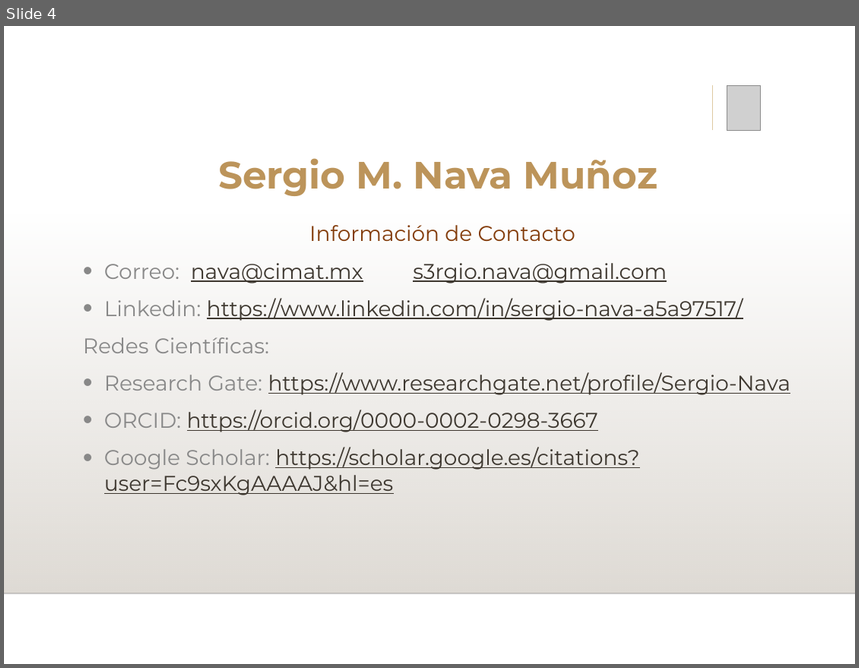
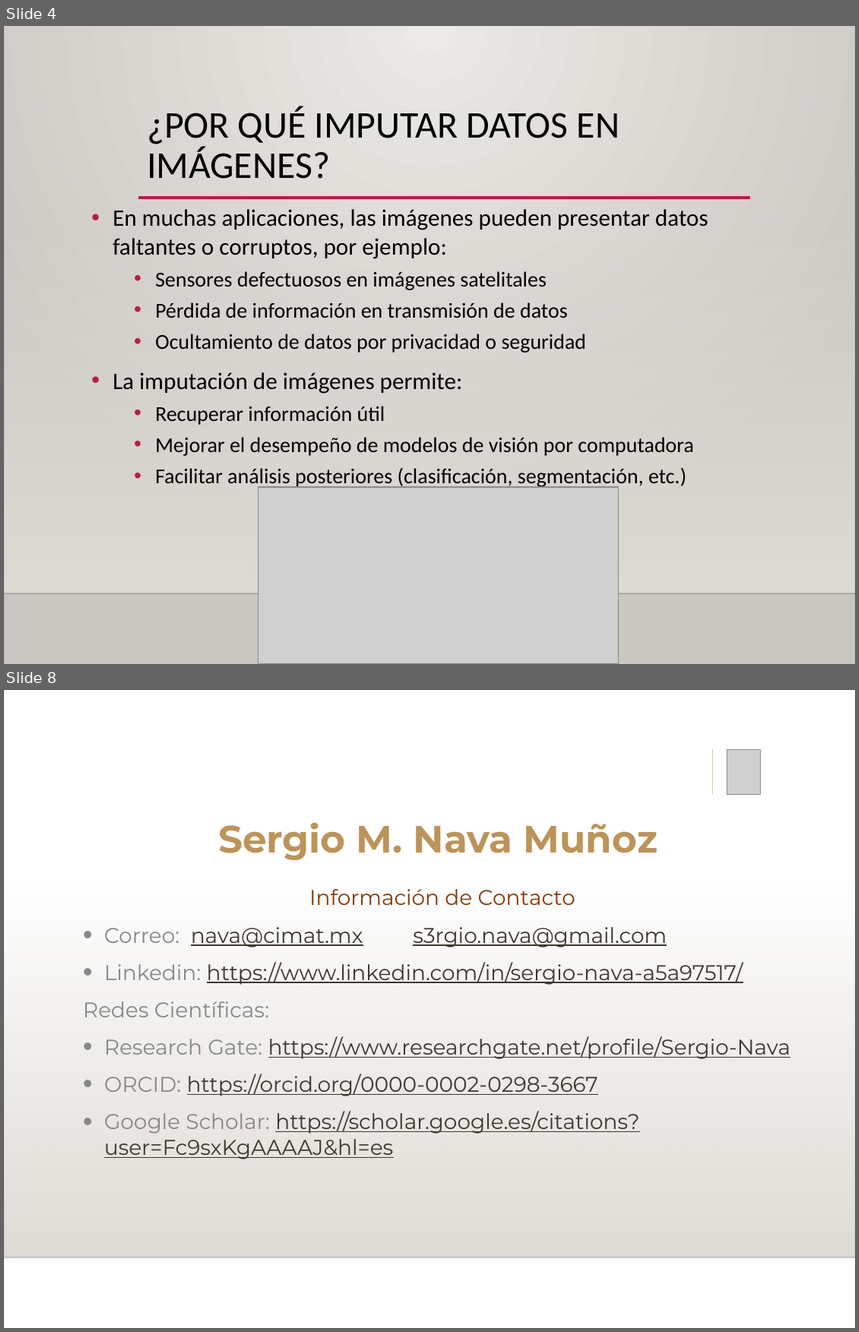
Before and after one commit to NavaSergio/Docencia_varios, a slide deck: SeminarioProyectos1/Presentación SMNM.pptx. Shown one above the other, each under a label of ours: slide 4 before the commit, slides 4 and 8 after it; the slides between them are not shown. The pictures are 859x668 and 859x1332 pixels, drawn with LibreOffice and Linux fonts; fonts in the diff are those of the drawing; grey boxes stand for pictures; background and template pictures are left out. Boxes give left, top, right and bottom in pixels: in the first picture for what was removed or moved away, otherwise in the second. Text is boxed around its words. In the diff, an @@ line names an element or a change of style, - is before the commit and + after.

```diff
--- a/SeminarioProyectos1/Presentación SMNM.pptx
+++ b/SeminarioProyectos1/Presentación SMNM.pptx
@@ slide 4 added at <box>4,26,855,664</box>, background gradient #ECEAE7 to #CAC7C1; not listed: 2 template elements that a slide beside it also shows @@
@@ title added at <box>147,107,620,179</box>, 32 pt, text #000000 @@
+¿POR QUÉ IMPUTAR DATOS EN IMÁGENES?
@@ line added from (139, 198) to (750, 198), #B71E42 2.5 pt @@
@@ text added at <box>113,209,709,489</box>, 18 pt, text #000000 @@
+• En muchas aplicaciones, las imágenes pueden presentar datos faltantes o corruptos, por ejemplo:
+  • Sensores defectuosos en imágenes satelitales
+  • Pérdida de información en transmisión de datos
+  • Ocultamiento de datos por privacidad o seguridad
+• La imputación de imágenes permite:
+  • Recuperar información útil
+  • Mejorar el desempeño de modelos de visión por computadora
+  • Facilitar análisis posteriores (clasificación, segmentación, etc.)
@@ picture added at <box>259,487,619,664</box> @@
@@ what was slide 4 is now slide 8 @@
```
Also in this commit, not shown: 3 slides changed, 3 other slides added, 1 other file.
